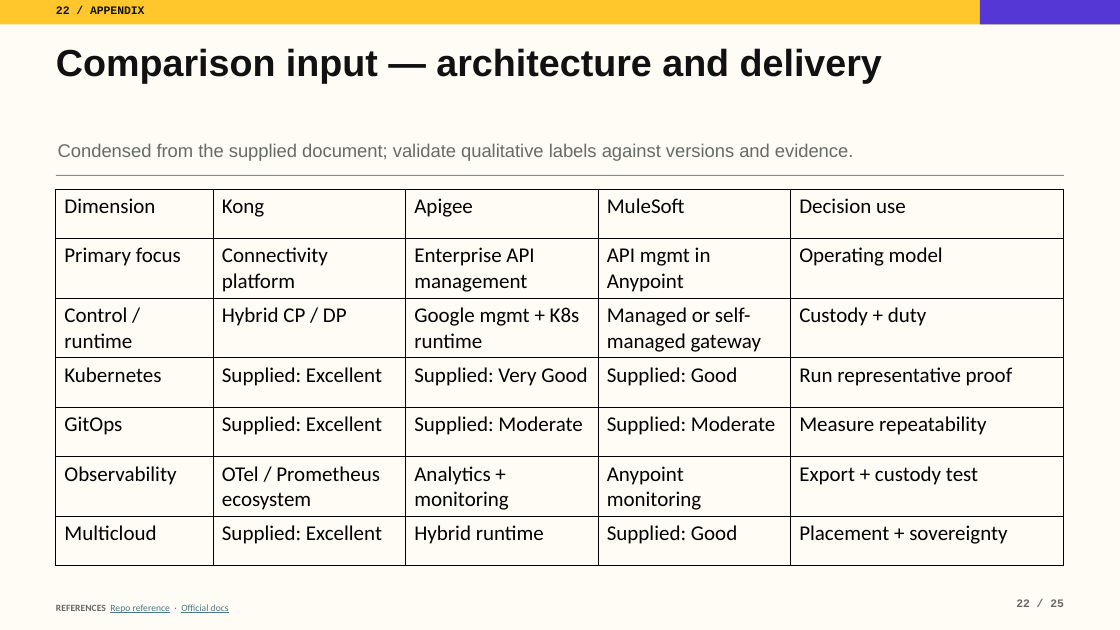
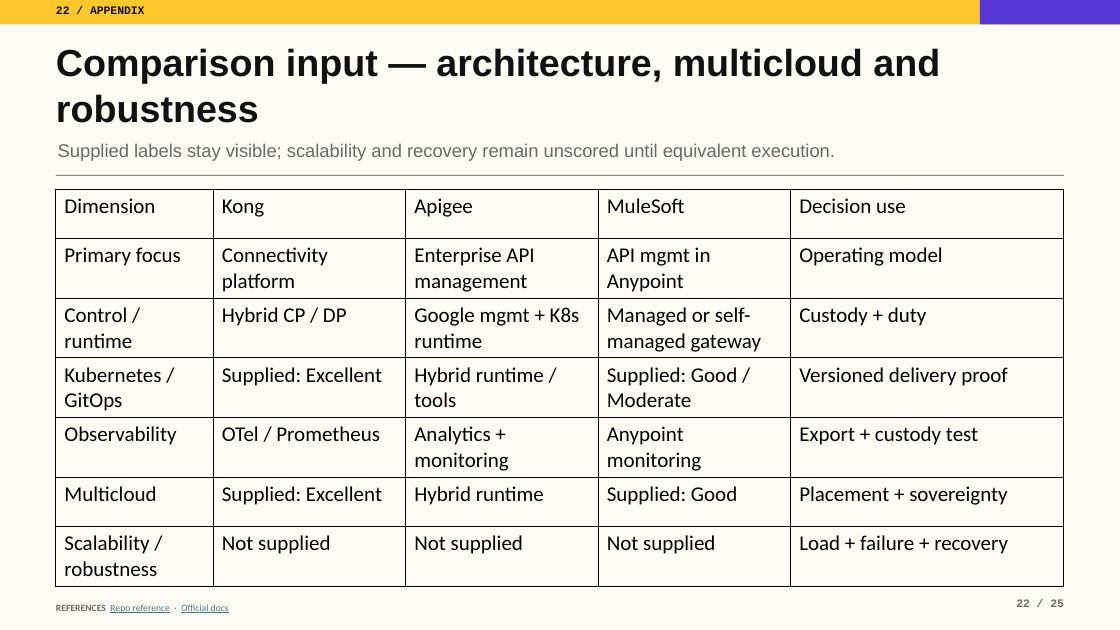
Before and after one commit to tomqwu/apim, a slide deck: slide 22 of presentations/kong-platform-journey-guided.pptx. Drawn at 1120x630 pixels with LibreOffice and Linux fonts; fonts in the diff are those of the drawing. Boxes give left, top, right and bottom in pixels: in the first picture for what was removed or moved away, otherwise in the second. Text is boxed around its words. In the diff, an @@ line names an element or a change of style, - is before the commit and + after.

Commit message:
Expand Kong evaluation assurance and migration evidence (#15)

```diff
--- a/presentations/kong-platform-journey-guided.pptx
+++ b/presentations/kong-platform-journey-guided.pptx
@@ text at <box>56,48,940,123</box>: text changed @@
-Comparison input — architecture and delivery
+Comparison input — architecture, multicloud and robustness
@@ text at <box>58,143,835,161</box>: text changed @@
-Condensed from the supplied document; validate qualitative labels against versions and evidence.
+Supplied labels stay visible; scalability and recovery remain unscored until equivalent execution.
@@ table at <box>56,189,1065,580</box> @@
-row 4: Kubernetes | Supplied: Excellent | Supplied: Very Good | Supplied: Good | Run representative proof
-row 5: GitOps | Supplied: Excellent | Supplied: Moderate | Supplied: Moderate | Measure repeatability
-row 6: Observability | OTel / Prometheus ecosystem | Analytics + monitoring | Anypoint monitoring | Export + custody test
+row 4: Kubernetes / GitOps | Supplied: Excellent | Hybrid runtime / tools | Supplied: Good / Moderate | Versioned delivery proof
+row 5: Observability | OTel / Prometheus | Analytics + monitoring | Anypoint monitoring | Export + custody test
+row 7: Scalability / robustness | Not supplied | Not supplied | Not supplied | Load + failure + recovery
```
Also in this commit, not shown: 9 other slides changed, 22 other files.
